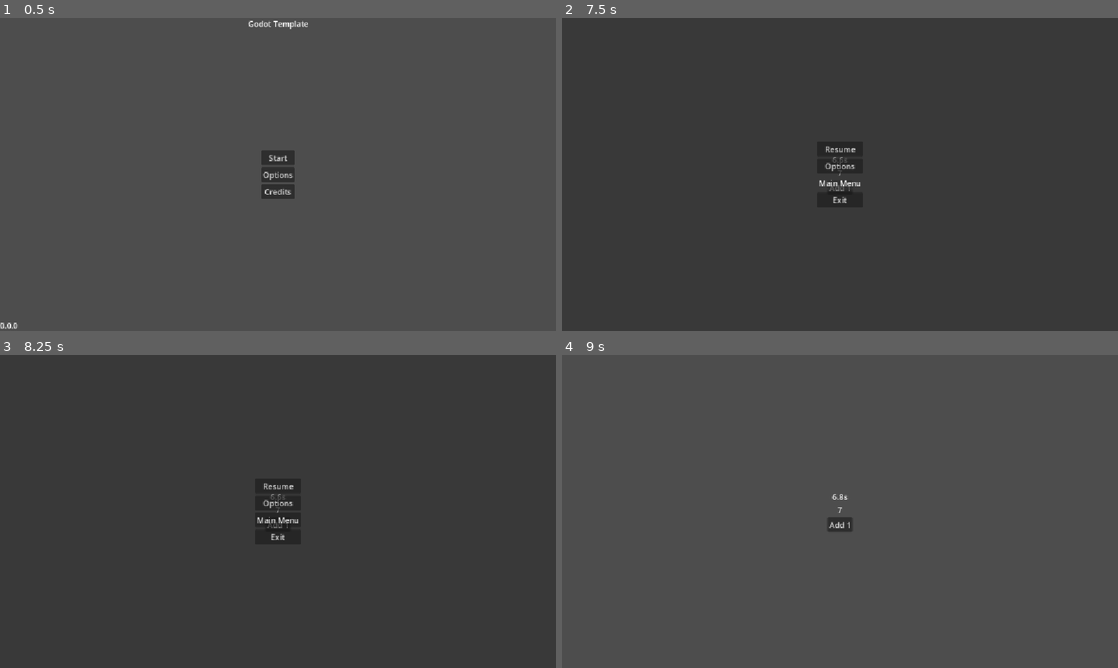
Above: before the commit, frames 1-4 (two rows, left to right).
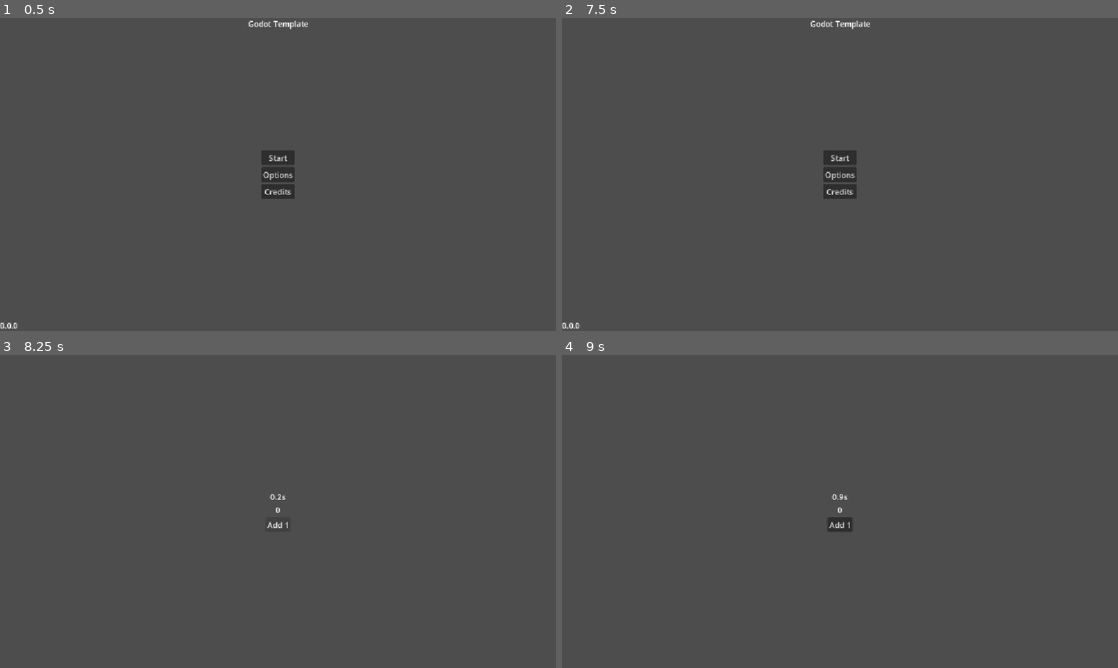
Above: after the commit, the same moments.

Repository: arko-poet/godot-template
Game: Godot game, scene res://scenes/menus/main_menu.tscn
Two runs of this game, one before a commit and one after it. Both use one fixed random seed, a clock stepped at 60 frames per second and the inputs below.
Inputs (mouse positions are in pixels of both pictures, inside the frame that each line leads up to):
- Up to frame 1 (0.5 s): no input
- Up to frame 2 (7.5 s): click "Start" at 0.5 s; click "Add 1" at 1.25 s; click "Add 1" at 2 s; click "Add 1" at 2.75 s; tap Enter at 3.5, 5 s; tap I every 0.75 s from 3.6 to 6.6 s; tap Space at 4.25, 6.5 s; tap Escape (ui_cancel) at 7.15 s; click "Main Menu" at 7.25 s
- Up to frame 3 (8.25 s): click (278, 495) at 8 s, where only the run after the commit has a clickable "Start"
- Up to frame 4 (9 s): click (840, 486) at 8.75 s, where only the run before the commit has a clickable "Resume"

Frame 1 is identical in both runs. In frame 2, 1.2% of the frame differs, in the area x 0-56%, y 0-100%; in frame 3, 1.6%, in the area x 45-55%, y 39-61%; in frame 4, less than 0.1%.

Commit message:
add scene loader

Diff:
--- a/project/project.godot
+++ b/project/project.godot
@@ -19,6 +19,7 @@
 [autoload]
 
 Settings="*uid://ds7oicts8ev4p"
+SceneLoader="*uid://dqjnmmwf8fpu1"
 
 [display]
 
--- a/project/scenes/menus/main_menu.gd
+++ b/project/scenes/menus/main_menu.gd
@@ -28,6 +28,4 @@
 
 
 func _on_start_game_button_pressed() -> void:
-	var game := game_scene.instantiate()
-	get_tree().root.add_child(game)
-	queue_free()
+	SceneLoader.load_packed_scene(game_scene)
--- a/project/scenes/menus/pause_menu.gd
+++ b/project/scenes/menus/pause_menu.gd
@@ -28,7 +28,8 @@
 
 
 func _on_main_menu_button_pressed() -> void:
-	pass # TODO implement scene loader
+	toggle_pause()
+	SceneLoader.load_main_menu()
 
 
 func _on_exit_button_pressed() -> void:
--- /dev/null
+++ b/project/scripts/autoloads/scene_loader.gd
@@ -0,0 +1,11 @@
+extends Node
+
+@export var main_menu_scene: PackedScene
+
+
+func load_main_menu() -> void:
+	print(get_tree().change_scene_to_packed(main_menu_scene))
+
+
+func load_packed_scene(packed_scene: PackedScene) -> void:
+	print(get_tree().change_scene_to_packed(packed_scene))
--- /dev/null
+++ b/project/scripts/autoloads/scene_loader.tscn
@@ -0,0 +1,8 @@
+[gd_scene format=3 uid="uid://dqjnmmwf8fpu1"]
+
+[ext_resource type="Script" uid="uid://dq32yr4ag76t3" path="res://scripts/autoloads/scene_loader.gd" id="1_ua0u6"]
+[ext_resource type="PackedScene" uid="uid://dsdmcnxnoe7br" path="res://scenes/menus/main_menu.tscn" id="2_8mx3b"]
+
+[node name="SceneLoader" type="Node" unique_id=1042030613]
+script = ExtResource("1_ua0u6")
+main_menu_scene = ExtResource("2_8mx3b")
Not shown, added: project/scripts/autoloads/scene_loader.gd.uid
Not shown, changed: docs/dev_notes/dev-notes/31-08-2026.md
